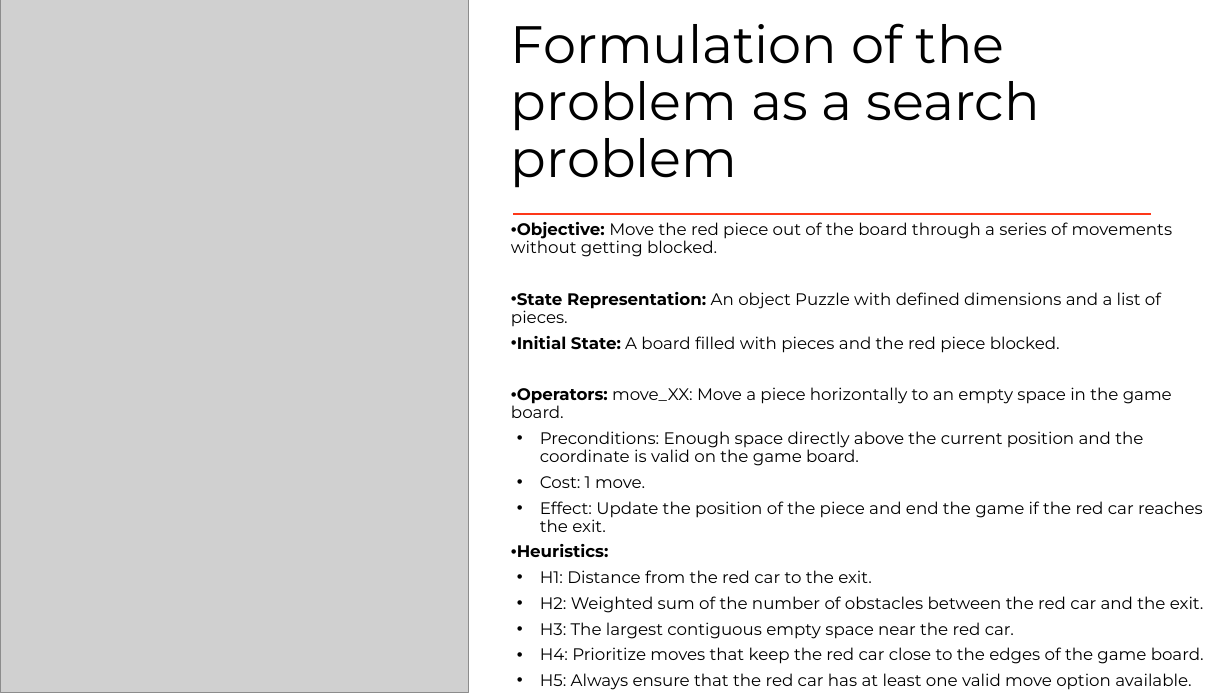
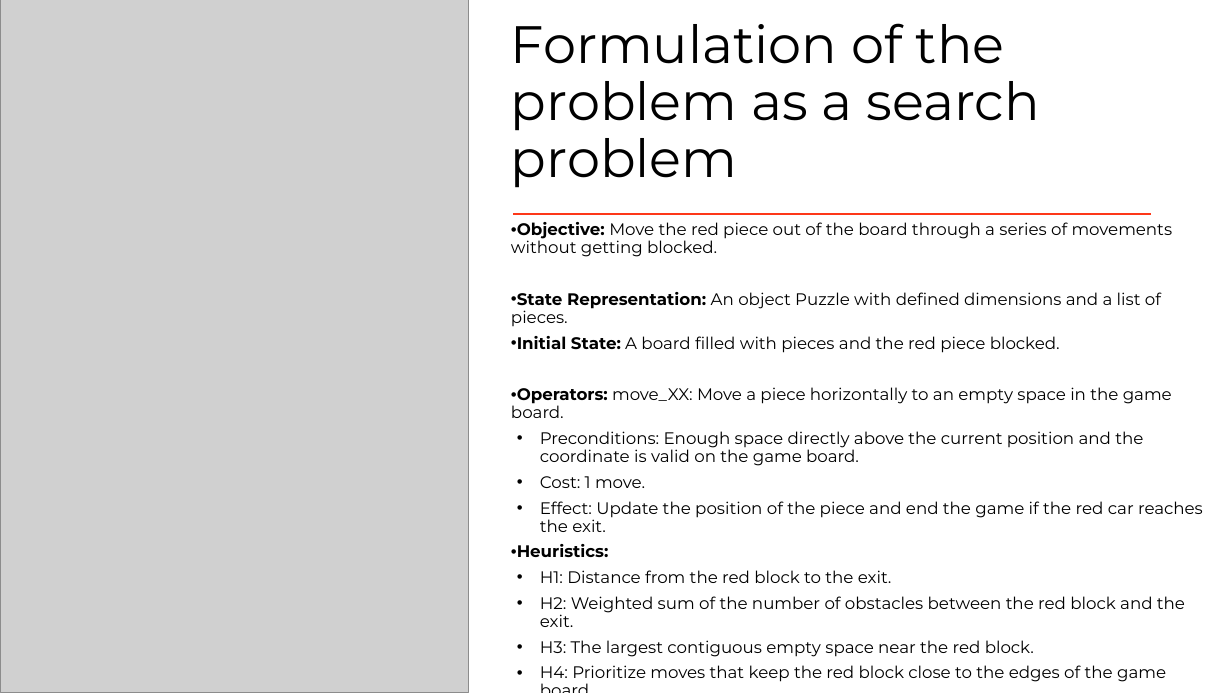
Before and after one commit to afs202005277/PuzzleSolverAI, a slide deck: slide 4 of Block Escape.pptx. Drawn at 1232x693 pixels with LibreOffice and Linux fonts; fonts in the diff are those of the drawing; grey boxes stand for pictures. Boxes give left, top, right and bottom in pixels: in the first picture for what was removed or moved away, otherwise in the second. Text is boxed around its words. In the diff, an @@ line names an element or a change of style, - is before the commit and + after.

```diff
--- a/Block Escape.pptx
+++ b/Block Escape.pptx
@@ text at <box>540,570,1185,682</box>: text changed @@
-• H1: Distance from the red car to the exit.
-• H2: Weighted sum of the number of obstacles between the red car and the exit.
-• H3: The largest contiguous empty space near the red car.
-• H4: Prioritize moves that keep the red car close to the edges of the game board.
+• H1: Distance from the red block to the exit.
+• H2: Weighted sum of the number of obstacles between the red block and the exit.
+• H3: The largest contiguous empty space near the red block.
+• H4: Prioritize moves that keep the red block close to the edges of the game board.
```
Also in this commit, not shown: 1 other file.
